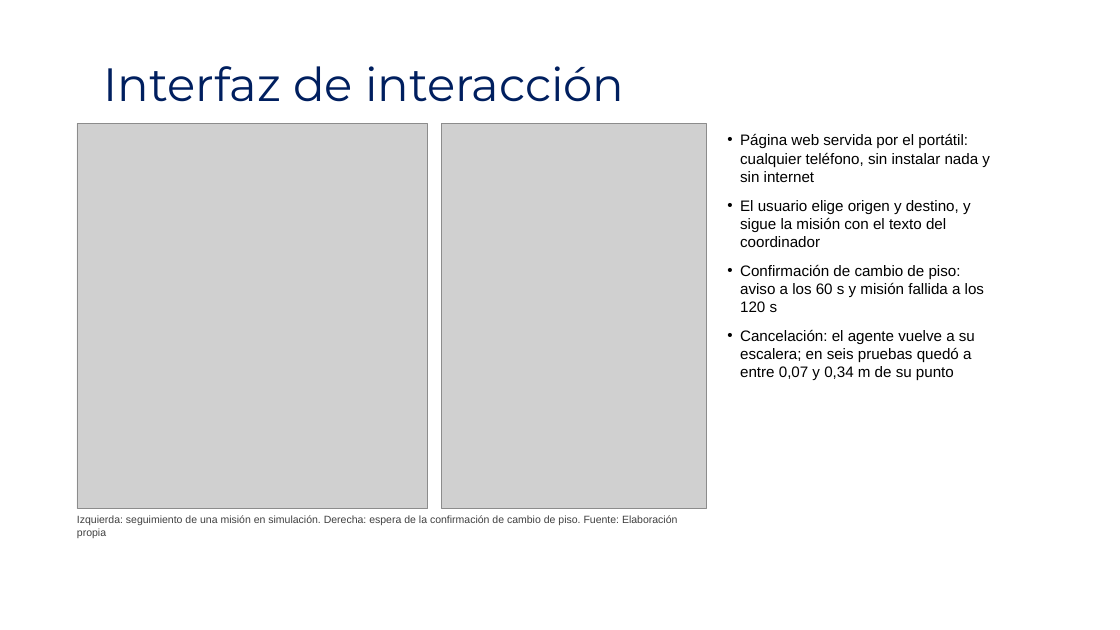
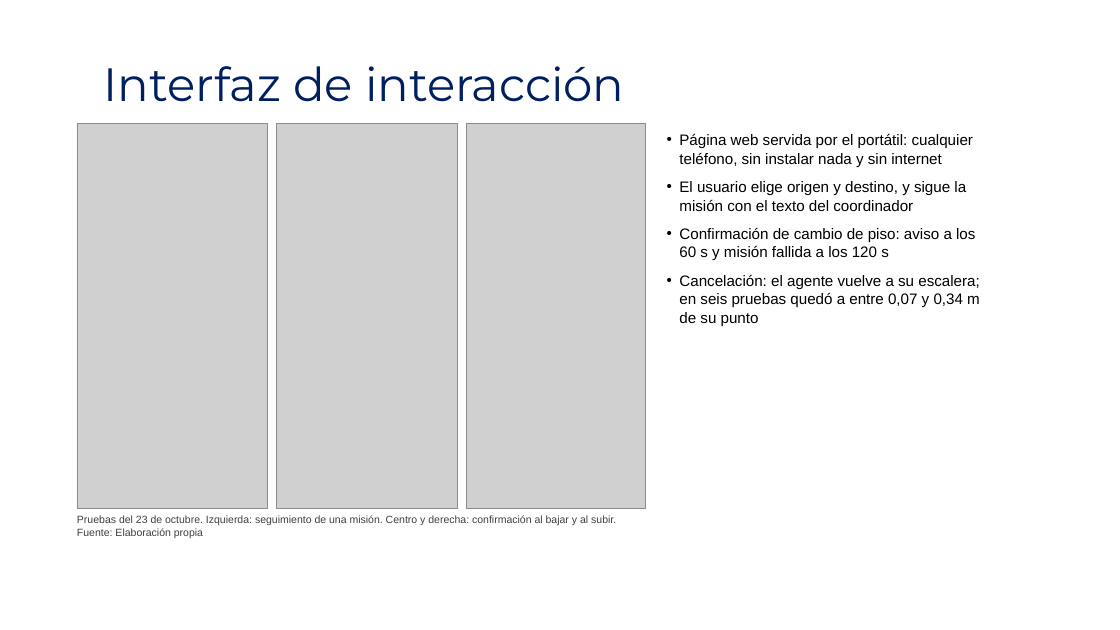
Before and after one commit to shdeza12/Collaborative-Mobile-Robot-System-for-Indoor-Navigation-Assistance-in-Multi-Level-Environments, a slide deck: slide 22 of Documentos/Presentacion/Presustentacion.pptx (slide 21 before the commit). Drawn at 1120x630 pixels with LibreOffice and Linux fonts; fonts in the diff are those of the drawing; grey boxes stand for pictures; background and template pictures are left out. Boxes give left, top, right and bottom in pixels: in the first picture for what was removed or moved away, otherwise in the second. Text is boxed around its words. In the diff, an @@ line names an element or a change of style, - is before the commit and + after.

Commit message:
Figuras de la interfaz con los cuadros del 23 de octubre: la confirmación dice el sentido y el piso
- Documento recortado y vigente: seguimiento y confirmación al bajar y al subir, en vez de las capturas viejas con «¿Ya subió?»
- Presentación con las mismas figuras y la diapositiva de red: 42 diapositivas y 19 min 20 s
- Sitio con las tres capturas, procedencia de los cuadros en la evidencia y cronología de la semana 30

```diff
--- a/Documentos/Presentacion/Presustentacion.pptx
+++ b/Documentos/Presentacion/Presustentacion.pptx
@@ picture: place and size @@
-picture at (77, 124, 429, 508)
+picture at (77, 124, 268, 508)
@@ picture added at (277, 124, 458, 508) @@
@@ picture: place and size @@
-picture at (442, 124, 707, 508)
+picture at (466, 124, 645, 508)
@@ text "Página web servida por el ..." rewrapped from (740, 133, 990, 380) to (679, 133, 980, 326) @@
@@ text at (77, 515, 616, 538): text changed @@
-Izquierda: seguimiento de una misión en simulación. Derecha: espera de la confirmación de cambio de piso. Fuente: Elaboración propia
+Pruebas del 23 de octubre. Izquierda: seguimiento de una misión. Centro y derecha: confirmación al bajar y al subir. Fuente: Elaboración propia
```
Also in this commit, not shown: 21 other slides changed, 1 slide added, 18 other files.
